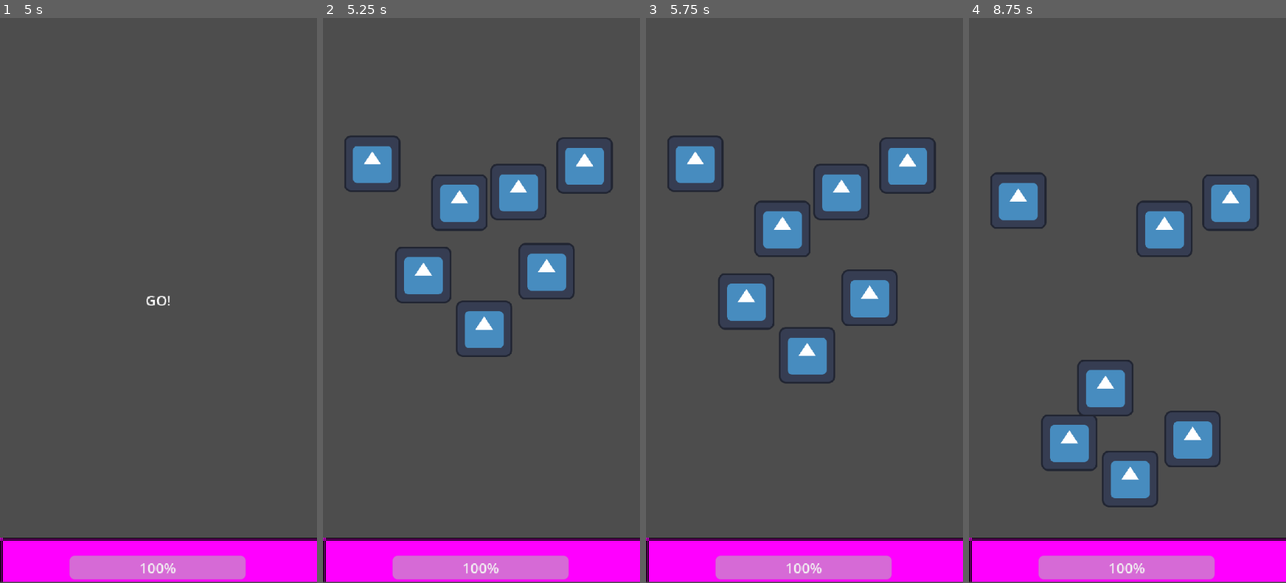
Above: before the commit, frames 1-4 (left to right).
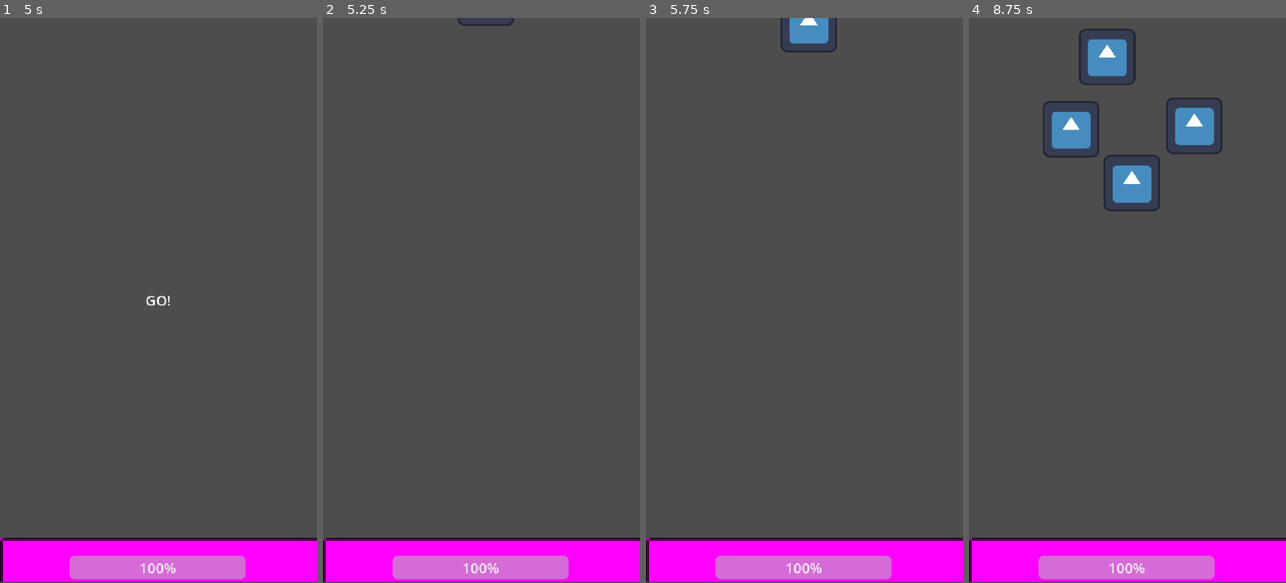
Above: after the commit, the same moments.

Repository: Mholliday6611/giant-siege
Game: Godot game, scene res://scenes/main_menu.tscn
Same seed, same stepped clock (60 frames per second), same inputs: the game is played once before the commit and once after it. The engine's default icon, where the game draws it, is replaced by a stand-in: a white triangle on a blue panel in a dark square.
Inputs (mouse positions are in pixels of both pictures, inside the frame that each line leads up to):
- Up to frame 1 (5 s): click "Endless" at 0.5 s; click "Endless" at 1.25 s; click "Campaign" at 2 s; tap Enter at 2.75 s; drag from (158, 560) to (171, 46) at 2.77 s; tap Space at 3.5 s; drag from (95, 328) to (171, 46) at 3.52 s; move the mouse to (190, 176) at 4.27 s; click (190, 176) at 4.35 s
- Up to frame 2 (5.25 s): tap Enter at 5 s; drag from (465, 413) to (481, 560) at 5.02 s
- Up to frame 3 (5.75 s): no input
- Up to frame 4 (8.75 s): drag from (1130, 357) to (1070, 300) at 5.77 s; drag from (1070, 323) to (1130, 396) at 6.52 s; move the mouse to (1194, 379) at 7.27 s; click (1194, 379) at 7.35 s; drag from (1105, 351) to (1130, 458) at 8.02 s

Frame 1 is identical in both runs. In frame 2, 7.4% of the frame differs, in the area x 6-92%, y 0-60%; in frame 3, 8.0%; in frame 4, 11%, in the area x 6-92%, y 1-87%.

Commit message:
Move up wave

Diff:
--- a/scenes/Levels/Level1/waves/wave_1.tscn
+++ b/scenes/Levels/Level1/waves/wave_1.tscn
@@ -10,32 +10,32 @@
 [node name="Enemies" type="Node" parent="." unique_id=87890856]
 
 [node name="Enemy" parent="Enemies" unique_id=374857170 instance=ExtResource("2_mqc0x")]
-position = Vector2(183, 340)
+position = Vector2(185, -35)
 SPEED = 1
 
 [node name="Enemy2" parent="Enemies" unique_id=1153591023 instance=ExtResource("2_mqc0x")]
-position = Vector2(114, 279)
+position = Vector2(116, -96)
 SPEED = 1
 
 [node name="Enemy3" parent="Enemies" unique_id=628470002 instance=ExtResource("2_mqc0x")]
-position = Vector2(254, 275)
+position = Vector2(256, -100)
 SPEED = 1
 
 [node name="Enemy4" parent="Enemies" unique_id=1946995858 instance=ExtResource("2_mqc0x")]
-position = Vector2(155, 197)
+position = Vector2(157, -178)
 SPEED = 1
 
 [node name="Enemy5" parent="Enemies" unique_id=1395031394 instance=ExtResource("2_mqc0x")]
-position = Vector2(222, 197)
+position = Vector2(224, -178)
 SPEED = 1
 delay_time = 3
 
 [node name="Enemy6" parent="Enemies" unique_id=755035717 instance=ExtResource("2_mqc0x")]
-position = Vector2(56, 165)
+position = Vector2(58, -210)
 SPEED = 1
 delay_time = 3
 
 [node name="Enemy7" parent="Enemies" unique_id=251935540 instance=ExtResource("2_mqc0x")]
-position = Vector2(297, 167)
+position = Vector2(299, -208)
 SPEED = 1
 delay_time = 3
